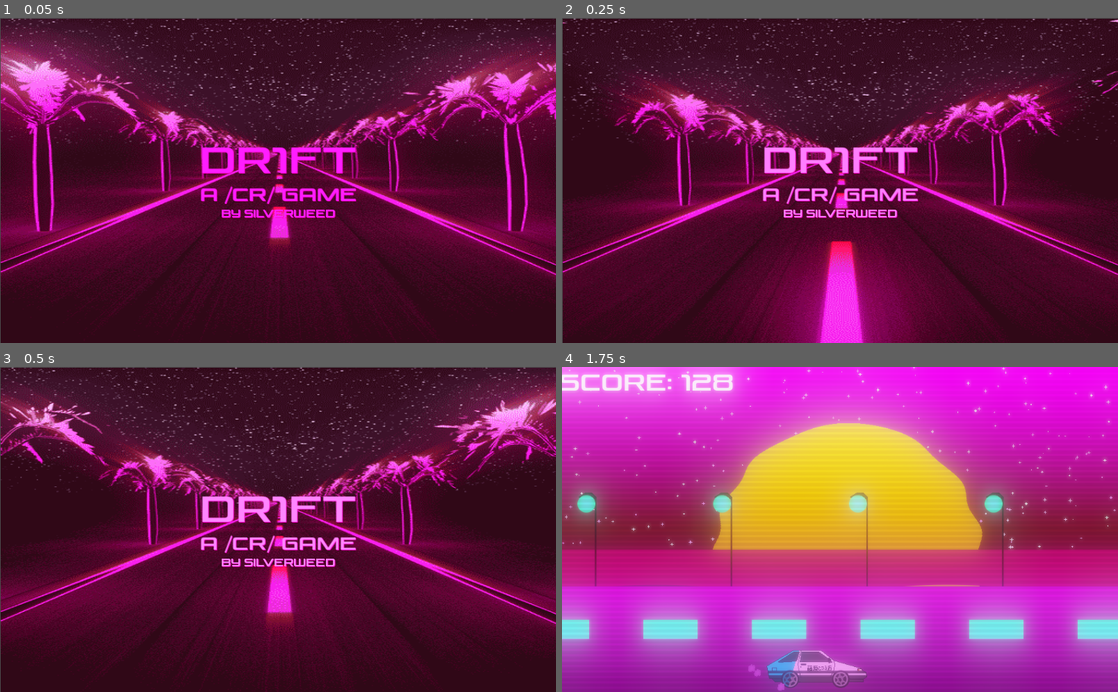
Above: before the commit, frames 1-4 (two rows, left to right).
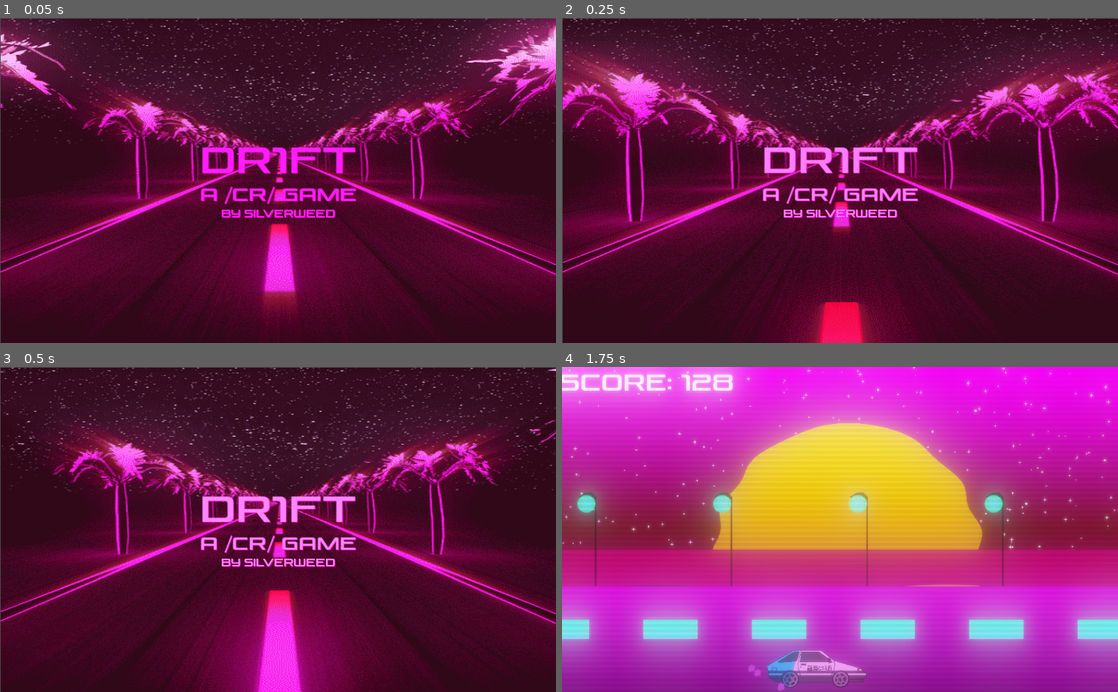
Above: after the commit, the same moments.

Repository: silverweed/dr1ft
Game: Godot game, scene res://Splash.tscn
Two runs of this game, one before a commit and one after it. Both use one fixed random seed, a clock stepped at 60 frames per second and the inputs below.
Inputs (mouse positions are in pixels of both pictures, inside the frame that each line leads up to):
- Up to frame 1 (0.05 s): no input
- Up to frame 2 (0.25 s): no input
- Up to frame 3 (0.5 s): no input
- Up to frame 4 (1.75 s): move the mouse to (962, 513) at 0.52 s; press the mouse at (962, 513) at 0.53 s; hold D (right) 0.53-1.28 s; tap Shift (drift) at 0.8, 1.35 s; move the mouse to (728, 545) at 1.27 s; release the mouse at (728, 545) at 1.28 s; hold S (down) from 1.28 s (still down); click (728, 545) at 1.55 s

The runs differ from the first frame. In frame 1, 30% of the frame differs, in the area x 0-100%, y 0-100%; in frame 2, 30%; in frame 3, 27%; in frame 4, nothing differs.

Commit message:
proper joystick support

Diff:
--- a/Game.tscn
+++ b/Game.tscn
@@ -194,6 +194,7 @@
 [node name="Car" parent="." index="10" instance=ExtResource( 11 )]
 
 position = Vector2( 195.553, 516.017 )
+frame = 0
 _sections_unfolded = [ "Transform", "Visibility", "Z Index" ]
 
 [node name="DriftLabel" type="Label" parent="." index="11"]
@@ -213,7 +214,7 @@
 size_flags_horizontal = 1
 size_flags_vertical = 4
 custom_fonts/font = SubResource( 2 )
-text = "LShift to DRIFT"
+text = "LShift or A to DRIFT"
 percent_visible = 1.0
 lines_skipped = 0
 max_lines_visible = -1
@@ -248,12 +249,12 @@
 
 [connection signal="on_drift" from="Car" to="WorldEnvironment" method="start_drift"]
 
+[connection signal="on_drift" from="Car" to="AudioStreamPlayer" method="start_drift"]
+
 [connection signal="on_drift" from="Car" to="DriftLabel" method="on_drift"]
 
-[connection signal="on_drift" from="Car" to="AudioStreamPlayer" method="start_drift"]
-
 [connection signal="on_stop_drift" from="Car" to="WorldEnvironment" method="stop_drift"]
 
+[connection signal="on_stop_drift" from="Car" to="AudioStreamPlayer" method="stop_drift"]
+
 [connection signal="on_stop_drift" from="Car" to="DriftLabel" method="stop_drift"]
-
-[connection signal="on_stop_drift" from="Car" to="AudioStreamPlayer" method="stop_drift"]
--- a/Splash.tscn
+++ b/Splash.tscn
@@ -107,7 +107,7 @@
 	time += delta
 	modulate.g = G_A + (G_B - G_A) * abs(sin(time * PULSE))"
 
-[node name="Splash" type="Node"]
+[node name="Splash" type="Node" index="0"]
 
 script = ExtResource( 1 )
 
@@ -132,7 +132,7 @@
 scale = Vector2( 2.00972, 1.18385 )
 frames = SubResource( 1 )
 animation = "default"
-frame = 30
+frame = 15
 playing = true
 
 [node name="VBoxContainer" type="VBoxContainer" parent="CenterContainer" index="1"]
@@ -248,7 +248,7 @@
 size_flags_horizontal = 1
 size_flags_vertical = 4
 custom_fonts/font = SubResource( 5 )
-text = "LMB or SPACE to START"
+text = "LMB or START to PLAY"
 align = 1
 percent_visible = 1.0
 lines_skipped = 0
--- a/project.godot
+++ b/project.godot
@@ -28,10 +28,12 @@
 change_scene=[ Object(InputEventMouseButton,"resource_local_to_scene":false,"resource_name":"","device":0,"alt":false," …(215 unchanged characters)…
 , Object(InputEventKey,"resource_local_to_scene":false,"resource_name":"","device":0,"alt":false,"shift":false,"control":false,"meta":false,"command":false,"pressed":false,"scancode":32,"unicode":0,"echo":false,"script":null)
 , Object(InputEventKey,"resource_local_to_scene":false,"resource_name":"","device":0,"alt":false,"shift":false,"control":false,"meta":false,"command":false,"pressed":false,"scancode":16777221,"unicode":0,"echo":false,"script":null)
+, Object(InputEventJoypadButton,"resource_local_to_scene":false,"resource_name":"","device":0,"button_index":11,"pressure":0.0,"pressed":false,"script":null)
  ]
 quit=[ Object(InputEventKey,"resource_local_to_scene":false,"resource_name":"","device":0,"alt":false,"shift":false,"control":false,"meta":false,"command":false,"pressed":false,"scancode":16777217,"unicode":0,"echo":false,"script":null)
  ]
 drift=[ Object(InputEventKey,"resource_local_to_scene":false,"resource_name":"","device":0,"alt":false,"shift":false,"control":false,"meta":false,"command":false,"pressed":false,"scancode":16777237,"unicode":0,"echo":false,"script":null)
+, Object(InputEventJoypadButton,"resource_local_to_scene":false,"resource_name":"","device":0,"button_index":0,"pressure":0.0,"pressed":false,"script":null)
  ]
 up=[ Object(InputEventKey,"resource_local_to_scene":false,"resource_name":"","device":0,"alt":false,"shift":false,"control":false,"meta":false,"command":false,"pressed":false,"scancode":87,"unicode":0,"echo":false,"script":null)
 , Object(InputEventJoypadMotion,"resource_local_to_scene":false,"resource_name":"","device":0,"axis":1,"axis_value":-1.0,"script":null)
